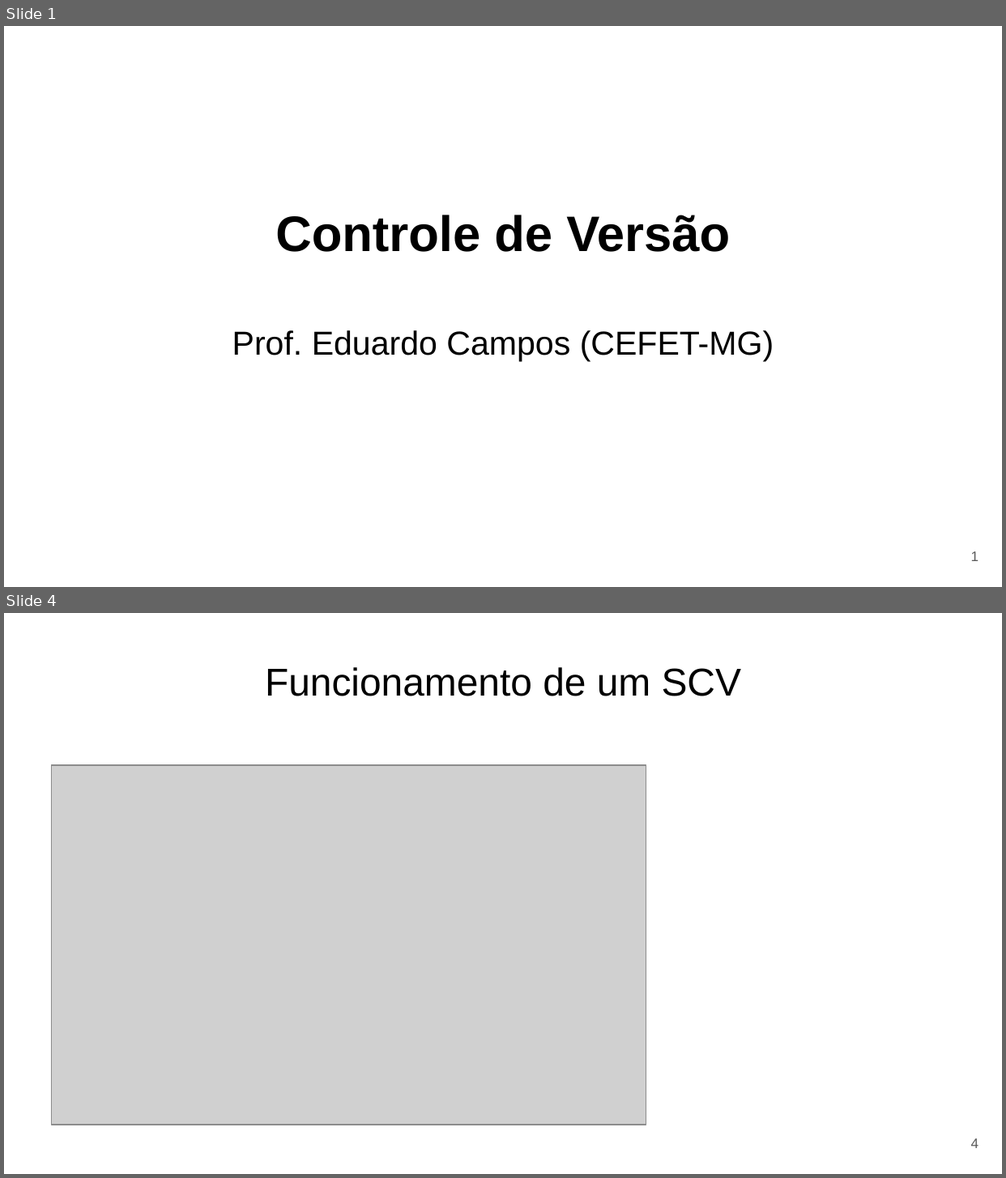
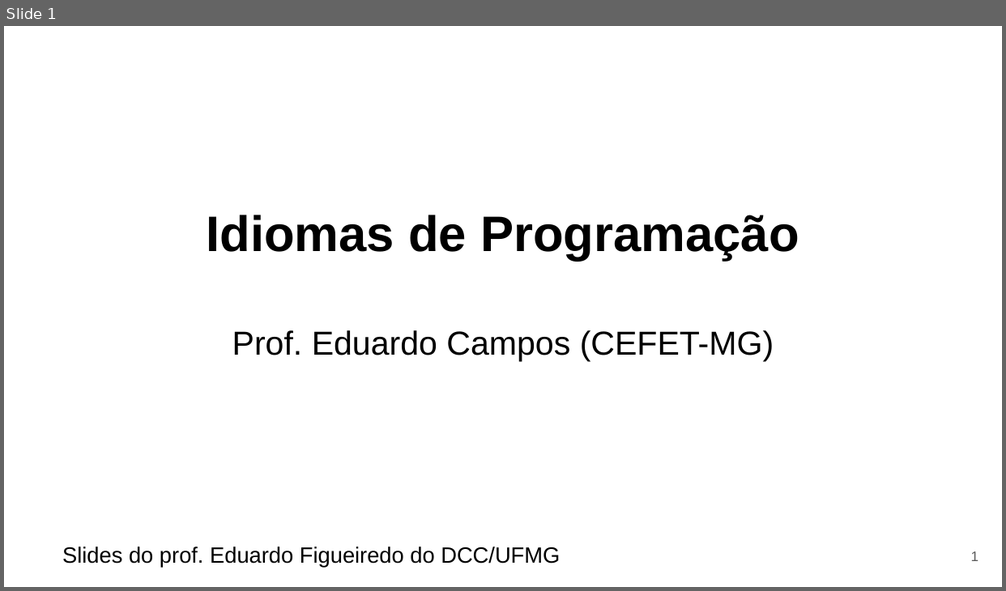
Before and after one commit to eduardocunha11/firstblog, a slide deck: aulas/gsi526/aula13-idiomas-programacao.pptx. Shown one above the other, each under a label of ours: slides 1 and 4 before the commit, slide 1 after it; the slides between them are not shown. The pictures are 1006x1178 and 1006x591 pixels, drawn with LibreOffice and Linux fonts; fonts in the diff are those of the drawing; grey boxes stand for pictures. Boxes give left, top, right and bottom in pixels: in the first picture for what was removed or moved away, otherwise in the second. Text is boxed around its words. In the diff, an @@ line names an element or a change of style, - is before the commit and + after.

Commit message:
add aula sobre idiomas de programacao

```diff
--- a/aulas/gsi526/aula13-idiomas-programacao.pptx
+++ b/aulas/gsi526/aula13-idiomas-programacao.pptx
@@ slide 4 removed at [4, 613, 1002, 1174], background #FFFFFF @@
@@ title removed at [265, 667, 741, 696] @@
-Funcionamento de um SCV
@@ picture removed at [51, 765, 646, 1125] @@
@@ page number removed at [971, 1139, 979, 1148] @@
-4
@@ slide 1 changed as well @@
@@ title at [206, 215, 799, 261]: text changed @@
-Controle de Versão
+Idiomas de Programação
@@ text added at [62, 547, 560, 567], 16 pt, text #000000 @@
+Slides do prof. Eduardo Figueiredo do DCC/UFMG
```
Also in this commit, not shown: 1 other slide changed, 19 slides added, 22 other slides removed, 4 other files.
